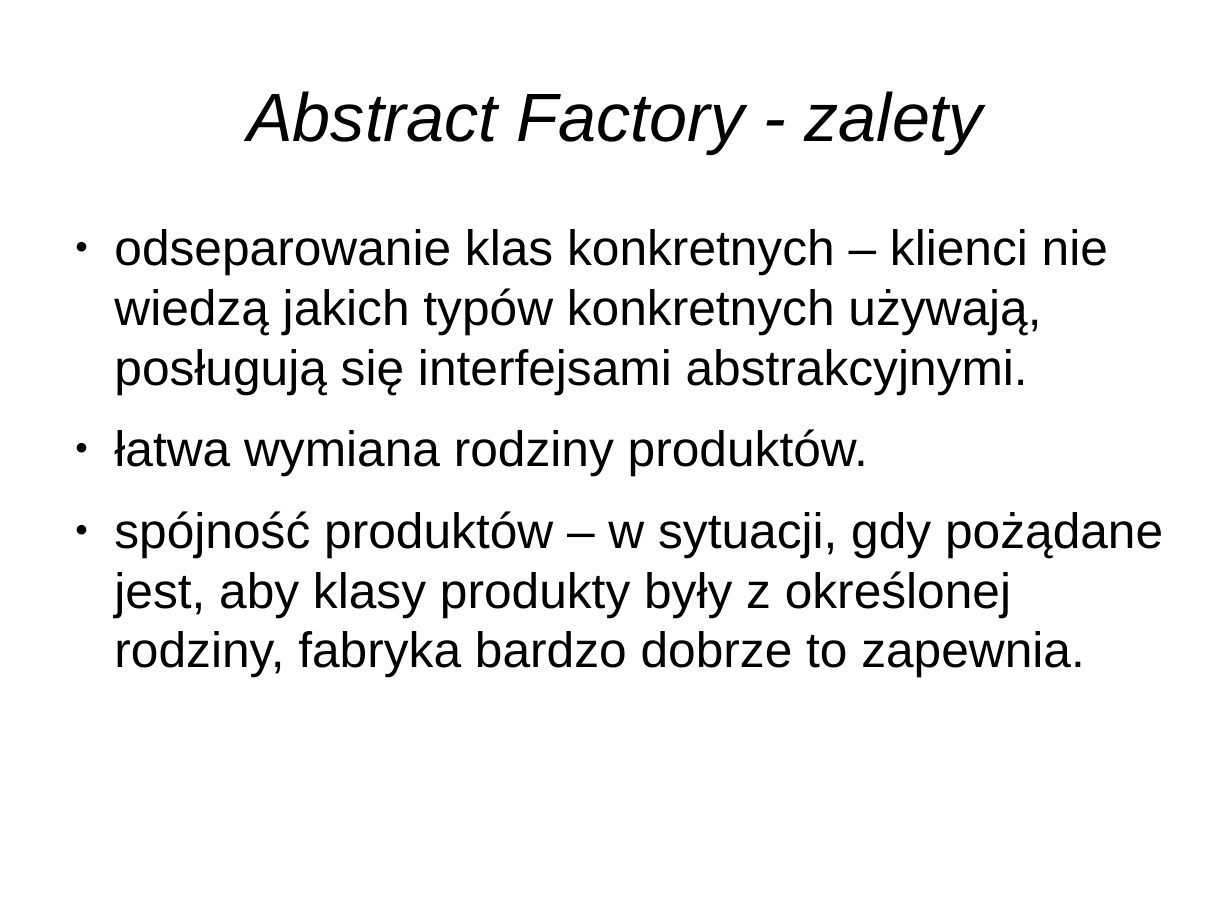
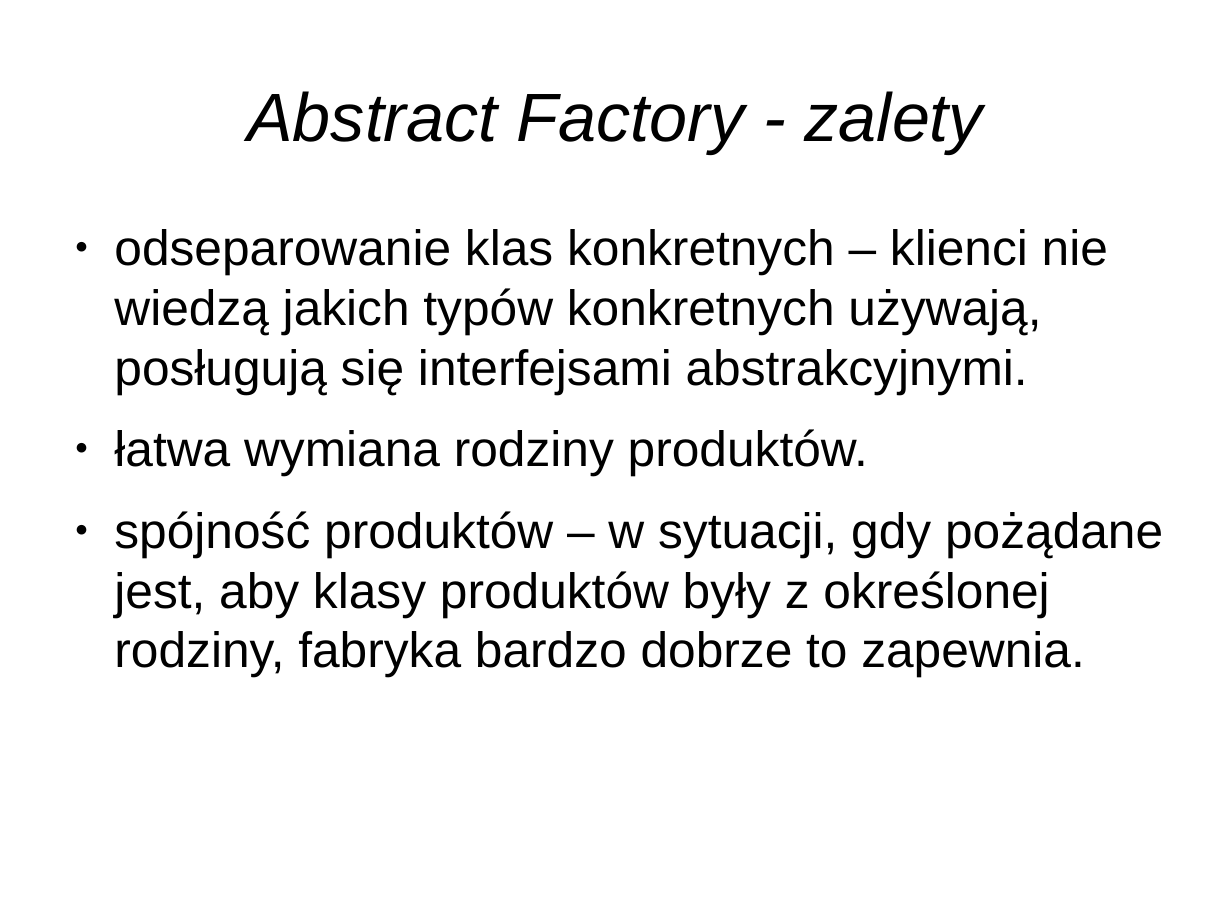
Before and after one commit to anicos/wzorce-projektowe-prezentacja, a slide deck: slide 43 of Part_1.odp. Drawn at 1232x924 pixels with LibreOffice and Linux fonts; fonts in the diff are those of the drawing. Boxes give left, top, right and bottom in pixels: in the first picture for what was removed or moved away, otherwise in the second. Text is boxed around its words. In the diff, an @@ line names an element or a change of style, - is before the commit and + after.

```diff
--- a/Part_1.odp
+++ b/Part_1.odp
@@ text at [114,511,1163,677]: text changed @@
-● spójność produktów – w sytuacji, gdy pożądane jest, aby klasy produkty były z określonej rodziny, fabryka bardzo dobrze to zapewnia.
+● spójność produktów – w sytuacji, gdy pożądane jest, aby klasy produktów były z określonej rodziny, fabryka bardzo dobrze to zapewnia.
```
Also in this commit, not shown: 2 other files.
